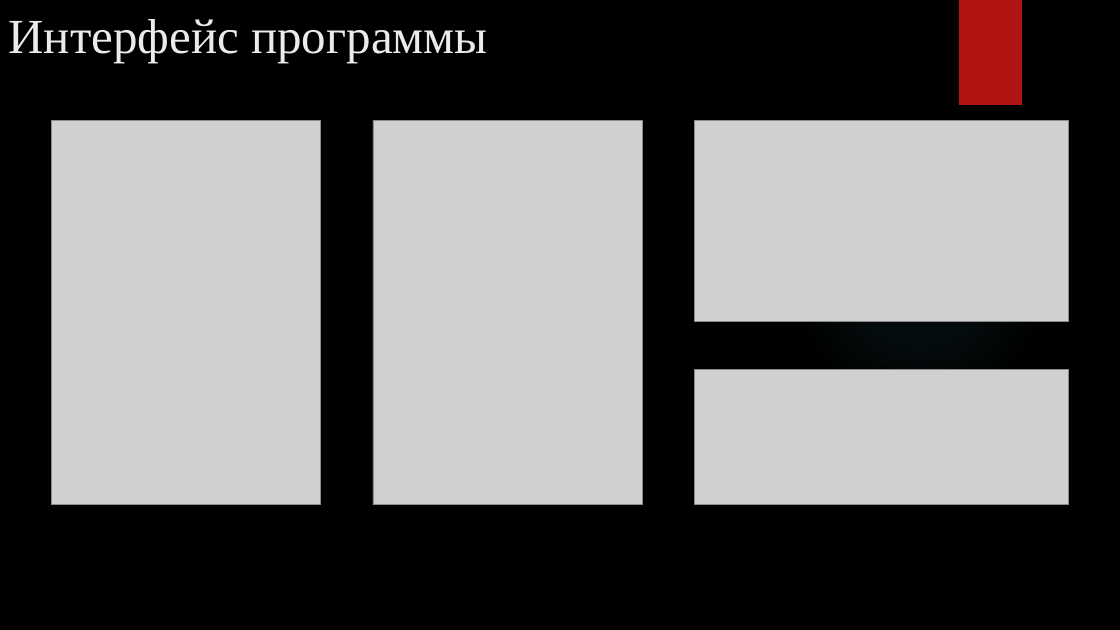
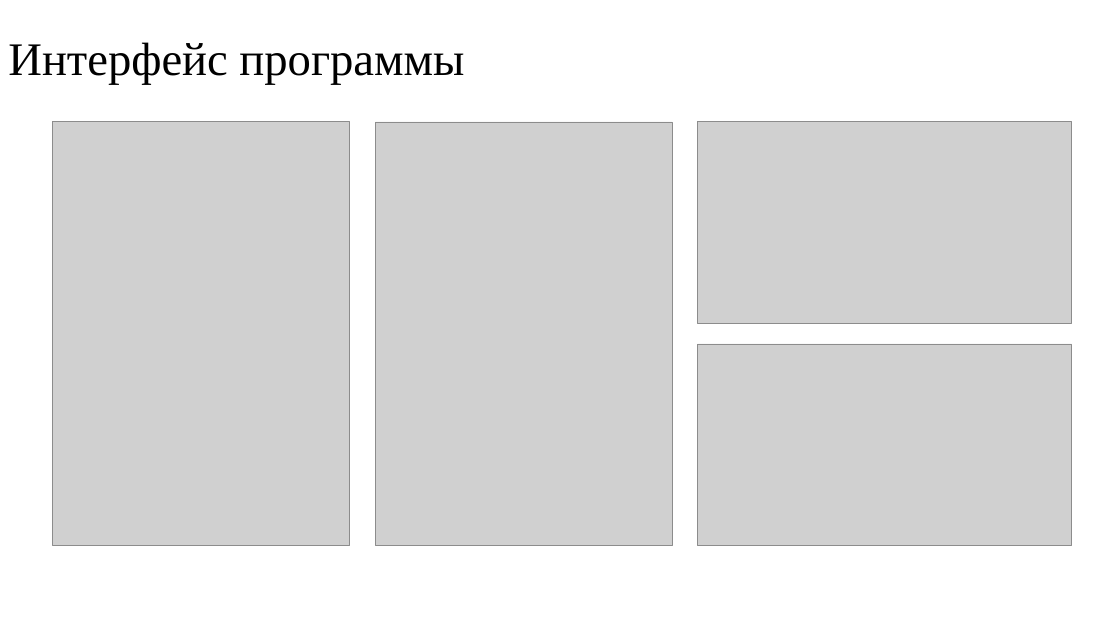
Before and after one commit to AlexeyChernikov/CryptographicApplication, a slide deck: slide 9 of Documentation/Презентация к защите.pptx (slide 8 before the commit). Drawn at 1120x630 pixels with LibreOffice and Linux fonts; fonts in the diff are those of the drawing; grey boxes stand for pictures; background and template pictures are left out. Boxes give left, top, right and bottom in pixels: in the first picture for what was removed or moved away, otherwise in the second. Text is boxed around its words. In the diff, an @@ line names an element or a change of style, - is before the commit and + after.

```diff
--- a/Documentation/Презентация к защите.pptx
+++ b/Documentation/Презентация к защите.pptx
@@ background picture (left out) to #FFFFFF @@
@@ title "Интерфейс программы" at [8, 42, 464, 85]: size 42 to 40 pt, text colour #EBEBEB to #000000; line spacing 1 to 0.9; vertical alignment top to middle @@
@@ rectangle removed at [959, 0, 1022, 105] @@
@@ picture: place and size @@
-picture at [51, 120, 321, 505]
+picture at [53, 122, 350, 546]
@@ picture: place and size @@
-picture at [373, 120, 643, 505]
+picture at [376, 122, 672, 545]
@@ ellipse removed at [791, 154, 1049, 413] @@
@@ picture: place and size @@
-picture at [695, 370, 1069, 506]
+picture at [698, 344, 1072, 546]
```
Also in this commit, not shown: 7 other slides changed, 3 slides added, 2 slides removed.
